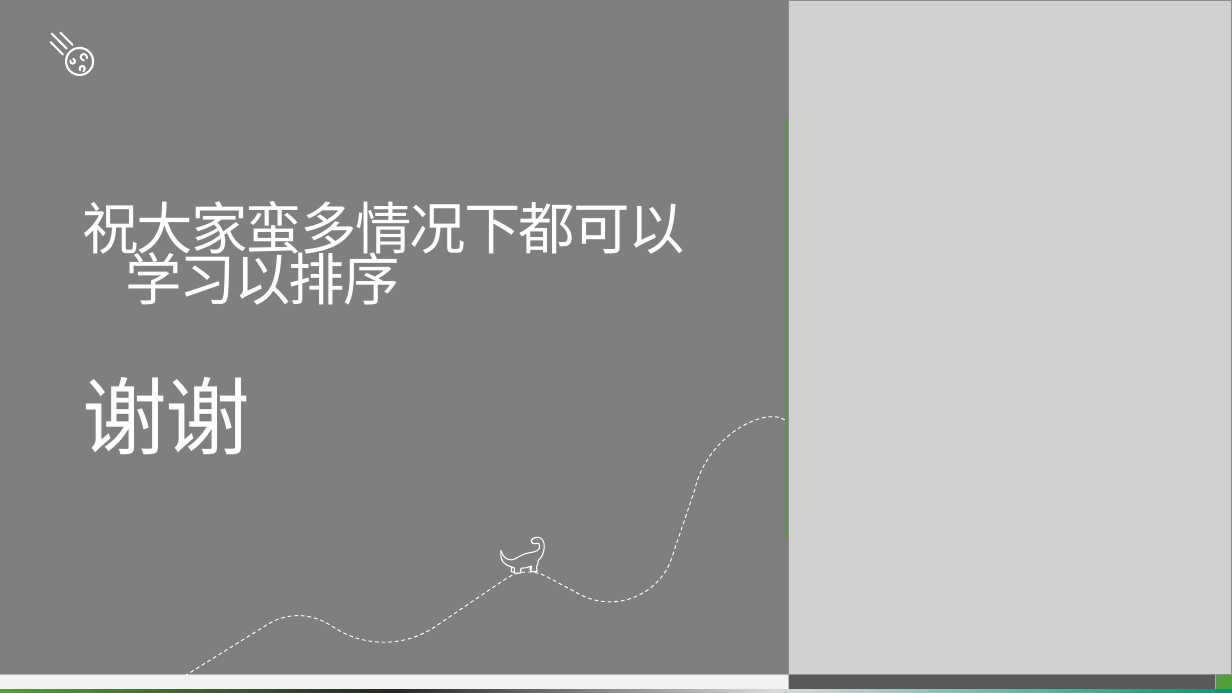
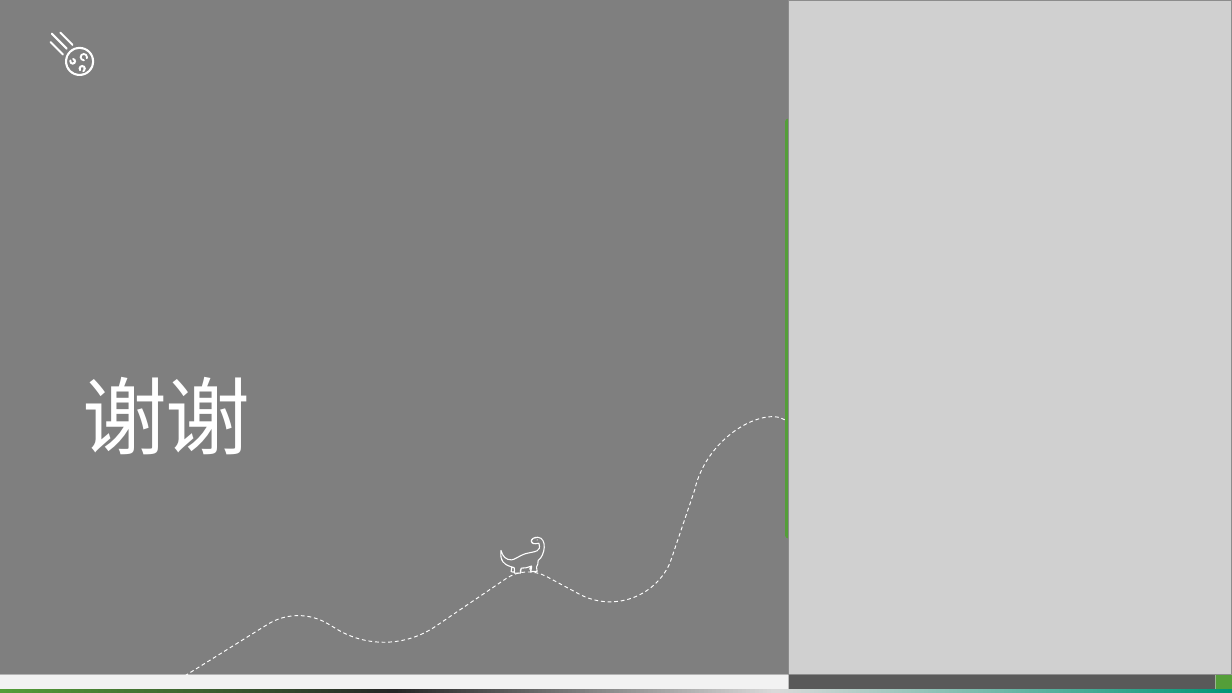
Before and after one commit to pitybea/l2r, a slide deck: slide 15 of rank.pptx (slide 12 before the commit). Drawn at 1232x693 pixels with LibreOffice and Linux fonts; fonts in the diff are those of the drawing; grey boxes stand for pictures; background and template pictures are left out. Boxes give left, top, right and bottom in pixels: in the first picture for what was removed or moved away, otherwise in the second. Text is boxed around its words. In the diff, an @@ line names an element or a change of style, - is before the commit and + after.

```diff
--- a/rank.pptx
+++ b/rank.pptx
@@ title at (82,377,249,455): text changed; size 44 to 66 pt @@
-祝大家蛮多情况下都可以
-学习以排序
-谢谢
+谢谢
```
Also in this commit, not shown: 2 other slides changed, 11 slides added, 8 slides removed, 1 other file.
